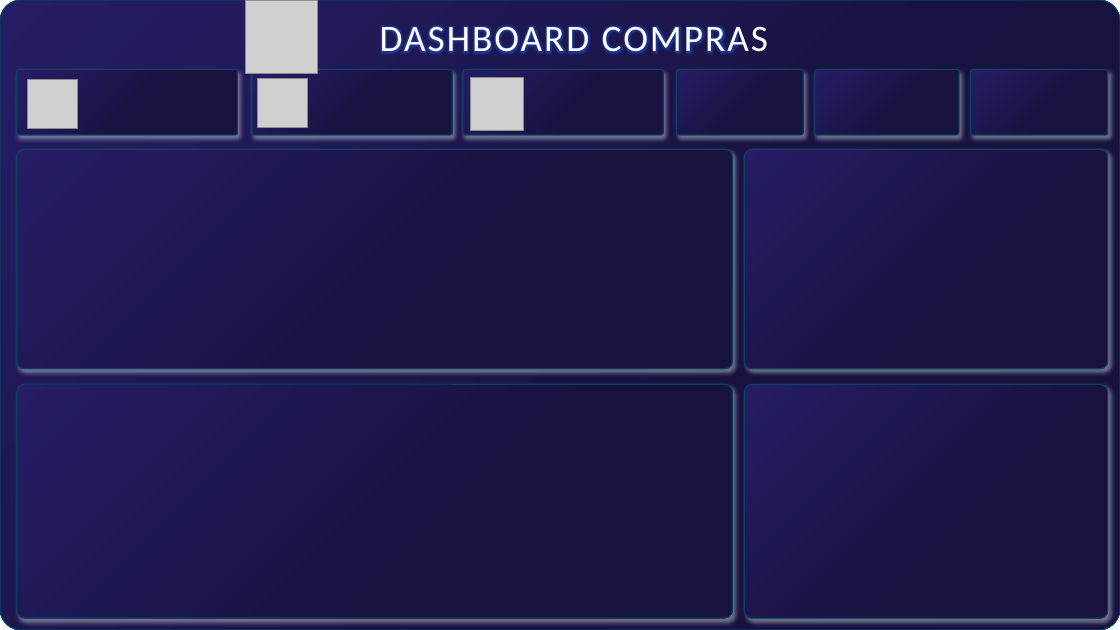
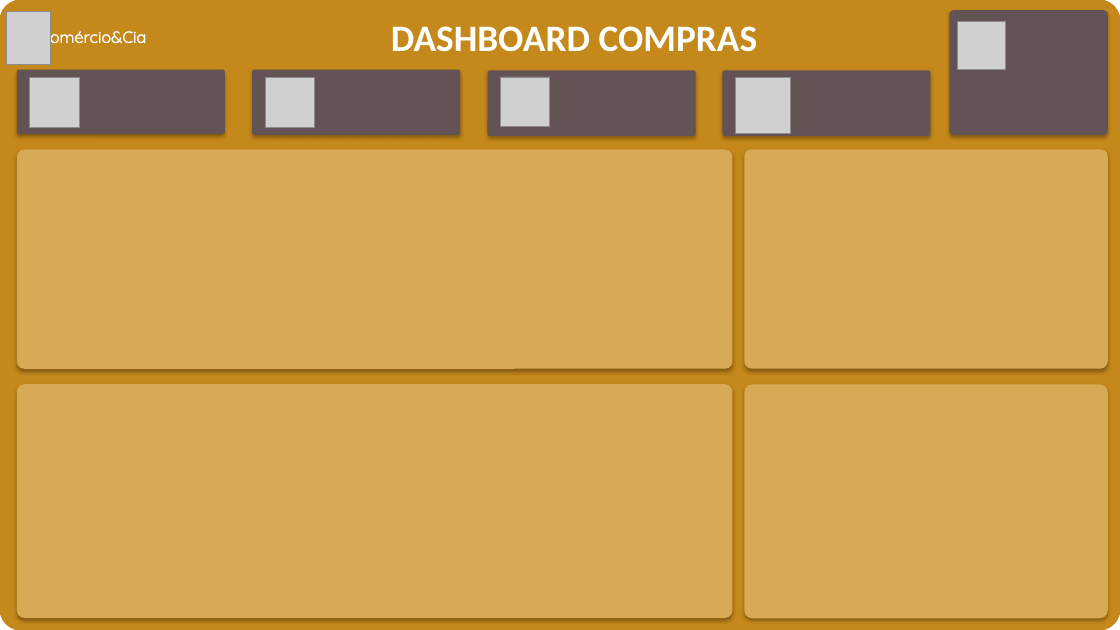
Before and after one commit to FernandaGClemente/Projetos_PowerBI, a slide deck: slide 1 of Projeto_Compra/_imagens/Plano de Fundo.pptx. Drawn at 1120x630 pixels with LibreOffice and Linux fonts; fonts in the diff are those of the drawing; grey boxes stand for pictures. Boxes give left, top, right and bottom in pixels: in the first picture for what was removed or moved away, otherwise in the second. Text is boxed around its words. In the diff, an @@ line names an element or a change of style, - is before the commit and + after.

```diff
--- a/Projeto_Compra/_imagens/Plano de Fundo.pptx
+++ b/Projeto_Compra/_imagens/Plano de Fundo.pptx
@@ rounded rectangle at (0, 0, 1120, 630): fill gradient #261D65 to #17123E to #C5881A; outline #074365 1 pt to #C5881A 1 pt @@
@@ picture added at (7, 12, 50, 64) @@
@@ text added at (50, 26, 146, 48), 14 pt, text #FFFFFF @@
+omércio&Cia
@@ picture removed at (245, 1, 318, 73) @@
@@ text "DASHBOARD COMPRAS" at (391, 26, 758, 52): letter spacing 1.7 to 0 pt, bold on @@
@@ rounded rectangle: place and size @@
-rounded rectangle at (971, 70, 1108, 135)
+rounded rectangle at (949, 10, 1108, 135)
@@ picture added at (958, 21, 1007, 70) @@
@@ rounded rectangle: place and size @@
-rounded rectangle at (17, 70, 238, 135)
+rounded rectangle at (17, 70, 225, 134)
@@ rounded rectangle: place and size @@
-rounded rectangle at (252, 70, 452, 135)
+rounded rectangle at (252, 70, 460, 135)
@@ picture: place and size @@
-picture at (258, 78, 308, 128)
+picture at (266, 77, 315, 127)
@@ picture removed at (471, 77, 523, 130) @@
@@ rounded rectangle: place and size @@
-rounded rectangle at (463, 70, 663, 135)
+rounded rectangle at (487, 71, 696, 136)
@@ picture added at (501, 77, 550, 127) @@
@@ rounded rectangle removed at (676, 70, 803, 135) @@
@@ fill gradient #261D65 to #17123E to #645354; outline #074365 1 pt to none; shadow changed in 5 elements at (252, 70, 460, 135), (17, 70, 225, 134), (487, 71, 696, 136), (949, 10, 1108, 135), (723, 71, 931, 136) @@
@@ rounded rectangle: place and size @@
-rounded rectangle at (815, 70, 960, 135)
+rounded rectangle at (723, 71, 931, 136)
@@ picture added at (735, 77, 791, 134) @@
@@ fill gradient #261D65 to #17123E to #D9AA56; outline #074365 1 pt to none; shadow changed in 4 elements at (744, 150, 1108, 369), (744, 385, 1108, 618), (17, 150, 733, 369), (17, 384, 733, 618) @@
```
Also in this commit, not shown: 1 other slide changed, 15 other files.
